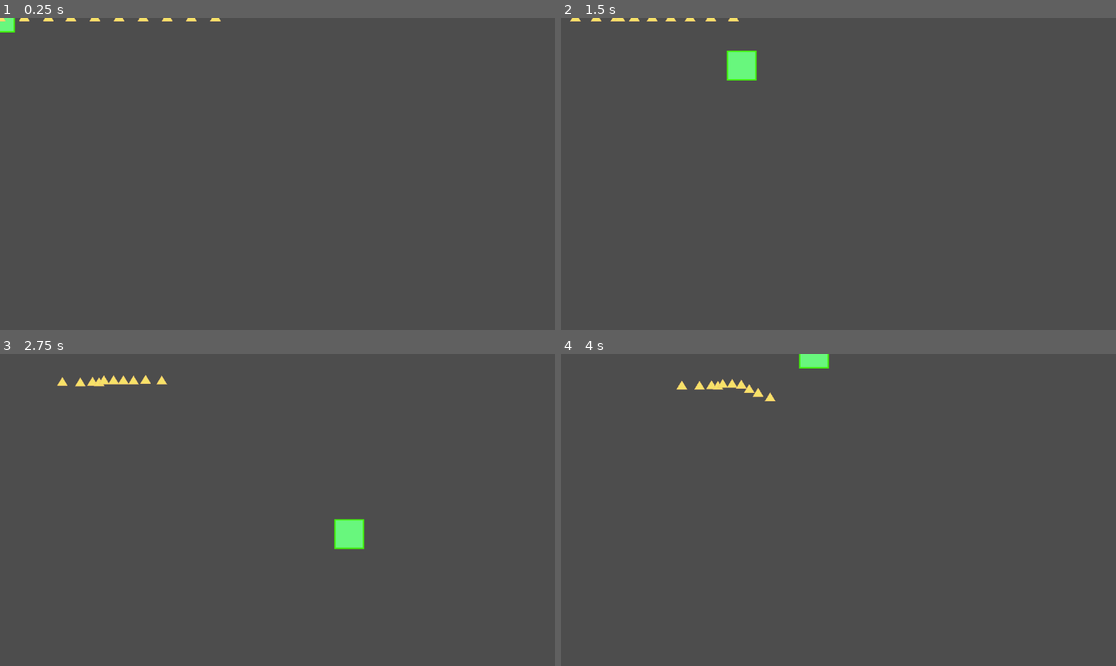
Above: before the commit, frames 1-4 (two rows, left to right).
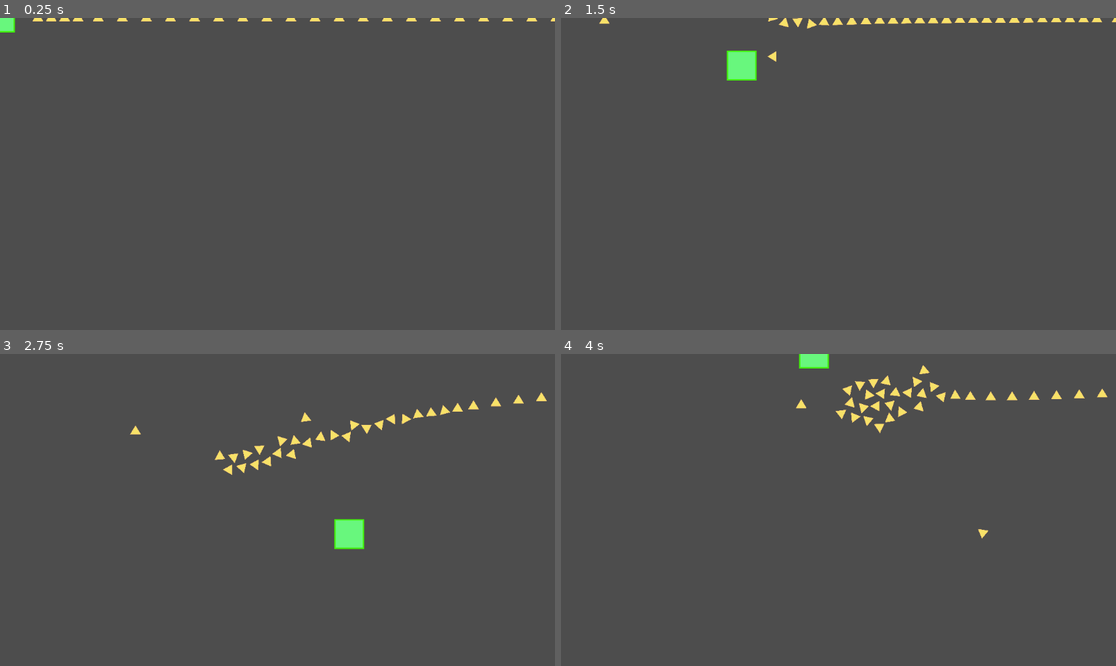
Above: after the commit, the same moments.

Repository: aapolipponen/daydream-game-jam
Game: Godot game, scene res://Player/player.tscn
The game is run twice, just before and just after one commit, with the same random seed, the same clock (stepped at 60 frames per second) and the same inputs.
Inputs (mouse positions are in pixels of both pictures, inside the frame that each line leads up to):
- Up to frame 1 (0.25 s): no input
- Up to frame 2 (1.5 s): tap Enter at 0.5 s; move the mouse to (960, 158) at 0.52 s; hold D (right) 0.53-1.28 s; click (960, 158) at 0.67 s; move the mouse to (727, 189) at 1.27 s; hold S (down) from 1.28 s (still down); click (727, 189) at 1.42 s
- Up to frame 3 (2.75 s): move the mouse to (333, 441) at 2.02 s; release S (down) at 2.03 s; hold D (right) from 2.03 s (still down); click (333, 441) at 2.17 s
- Up to frame 4 (4 s): move the mouse to (810, 572) at 2.77 s; release D (right) at 2.78 s; hold W (up) 2.78-3.53 s; click (810, 572) at 2.92 s; move the mouse to (1005, 556) at 3.52 s; hold A (left) from 3.53 s (still down); click (1005, 556) at 3.67 s

The runs differ from the first frame. In frame 1, 0.5% of the frame differs, in the area x 0-100%, y 0-2%; in frame 2, 0.9%; in frame 3, 1.3%; in frame 4, 1.4%, in the area x 20-99%, y 3-60%.

Commit message:
Triangle shiti

Diff:
--- a/Player/player.tscn
+++ b/Player/player.tscn
@@ -4,16 +4,15 @@
 [ext_resource type="Texture2D" uid="uid://c3jykr1irbr1c" path="res://Player/PlayerSprite.svg" id="2_btcbx"]
 [ext_resource type="Script" uid="uid://b7frhtkp084ku" path="res://Player/triangle_manager.gd" id="3_btcbx"]
 
-[sub_resource type="RectangleShape2D" id="RectangleShape2D_px5sl"]
-size = Vector2(64, 64)
+[sub_resource type="RectangleShape2D" id="RectangleShape2D_btcbx"]
+size = Vector2(64, 66)
 
 [node name="Player" type="CharacterBody2D" groups=["player"]]
+collision_layer = 2
+collision_mask = 2
 motion_mode = 1
 script = ExtResource("1_4ntmi")
-mass = 10000.0
-
-[node name="CollisionShape2D" type="CollisionShape2D" parent="."]
-shape = SubResource("RectangleShape2D_px5sl")
+mass = 1000.0
 
 [node name="Sprite2D" type="Sprite2D" parent="."]
 position = Vector2(-4.7683716e-07, 26)
@@ -22,3 +21,7 @@
 
 [node name="TriangleManager" type="Node" parent="."]
 script = ExtResource("3_btcbx")
+
+[node name="CollisionShape2D" type="CollisionShape2D" parent="."]
+position = Vector2(1, -1)
+shape = SubResource("RectangleShape2D_btcbx")
--- a/Player/triangle_manager.gd
+++ b/Player/triangle_manager.gd
@@ -1,9 +1,14 @@
 extends Node
 
-@export var triangle_count: int = 10
+@export var triangle_count: int = 100
 @export var follow_distance: float = 100.0
-@export var follow_speed: float = 100.0
-@export var follow_smoothing: float = 100.0
+@export var follow_speed: float = 200.0
+@export var follow_smoothing: float = 100000.0
+@export var repulsion_distance: float = 100.0
+@export var repulsion_strength: float = 50000.0
+@export var repulsion_power: float = 3.0  # 1 = linear, 2 = quadratic, etc.
+@export var shoot_force: float = 1000.0
+@export var shot_lifetime: float = 1.5
 
 var triangle_scene: PackedScene = preload("res://Triangle/triangle.tscn")
 var triangles: Array = []
@@ -44,7 +49,6 @@
 		for i in range(triangle_count - current):
 			var triangle = triangle_scene.instantiate()
 			add_child(triangle)
-			triangle.position = Vector2(50 * (current + i), 0)
 
 			triangles.append(triangle)
 	elif triangle_count < current:
@@ -57,63 +61,56 @@
 	for triangle in triangles:
 		if not is_instance_valid(triangle):
 			continue
+		if triangle.has_meta("shot") and triangle.get_meta("shot"):
+			continue  # ignore shot triangles
 
-		var distance_to_player = player.global_position.distance_to(triangle.global_position)
+		var distance: float = player.global_position.distance_to(triangle.global_position)
+		var direction: Vector2 = (player.global_position - triangle.global_position).normalized()
 
-		# Only follow if beyond the follow distance
-		if distance_to_player > follow_distance:
-			var direction = (player.global_position - triangle.global_position).normalized()
+		# Determine desired velocity based on distance
+		var target_velocity: Vector2 = Vector2.ZERO
 
-			# Retrieve current velocity stored in metadata (default to zero)
-			var vel: Vector2 = triangle.get_meta("vel") if triangle.has_meta("vel") else Vector2.ZERO
+		# 1. Non-linear repulsion when too close
+		if distance < repulsion_distance:
+			var ratio: float = 1.0 - distance / repulsion_distance  # 0 at boundary, 1 at distance 0
+			var strength: float = repulsion_strength * pow(ratio, repulsion_power)
+			target_velocity = -direction * strength
+		# 2. Otherwise follow if far enough
+		elif distance > follow_distance:
+			target_velocity = direction * follow_speed
 
-			# Compute target velocity toward the player
-			var target_velocity: Vector2 = direction * follow_speed
+		# Retrieve and smoothly interpolate current velocity
+		var vel: Vector2 = triangle.get_meta("vel") if triangle.has_meta("vel") else Vector2.ZERO
+		vel = vel.move_toward(target_velocity, follow_smoothing * delta)
 
-			# Smoothly interpolate velocity
-			vel = vel.move_toward(target_velocity, follow_smoothing * delta)
+		# Persist and apply velocity
+		triangle.set_meta("vel", vel)
+		triangle.linear_velocity = vel
 
-			# Store updated velocity
-			triangle.set_meta("vel", vel)
-
-			# Move triangle manually (Area2D has no built-in physics movement)
-			triangle.position += vel * delta
-
-		else:
-			# Gradually slow down when within follow distance
-			var vel: Vector2 = triangle.get_meta("vel") if triangle.has_meta("vel") else Vector2.ZERO
-			vel = vel.move_toward(Vector2.ZERO, follow_smoothing * delta)
-			triangle.set_meta("vel", vel)
-			triangle.position += vel * delta
-
-	# --- Helper to make triangles avoid overlapping with each other ---
-const SEPARATION_DISTANCE: float = 200.0
-const SEPARATION_FORCE: float = 2000.0
-
-func _apply_separation(delta: float) -> void:
-	for i in range(triangles.size()):
-		var a: Node2D = triangles[i]
-		if not is_instance_valid(a):
-			continue
-		var a_vel: Vector2 = a.get_meta("vel") if a.has_meta("vel") else Vector2.ZERO
-		for j in range(i + 1, triangles.size()):
-			var b: Node2D = triangles[j]
-			if not is_instance_valid(b):
-				continue
-			var diff: Vector2 = a.global_position - b.global_position
-			var dist_sq: float = diff.length_squared()
-			if dist_sq == 0 or dist_sq > SEPARATION_DISTANCE * SEPARATION_DISTANCE:
-				continue
-			var dir: Vector2 = diff.normalized()
-			var push: Vector2 = dir * SEPARATION_FORCE * delta / max(dist_sq, 1)
-			a_vel += push
-			var b_vel: Vector2 = b.get_meta("vel") if b.has_meta("vel") else Vector2.ZERO
-			b_vel -= push
-			a.set_meta("vel", a_vel)
-			b.set_meta("vel", b_vel)
-
-func _process(delta: float) -> void:
+func _physics_process(delta: float) -> void:
 	if player == null or not is_instance_valid(player):
 		return
 	update_triangle_following(delta)
-	_apply_separation(delta)
+
+func _input(event):
+	if event is InputEventMouseButton and event.pressed and event.button_index == MOUSE_BUTTON_LEFT:
+		shoot_closest_triangle(event.position)
+
+func shoot_closest_triangle(mouse_pos: Vector2) -> void:
+	var closest: RigidBody2D = null
+	var best_dist: float = INF
+	for t in triangles:
+		if not is_instance_valid(t):
+			continue
+		if t.has_meta("shot") and t.get_meta("shot"):
+			continue
+		var d: float = t.global_position.distance_to(mouse_pos)
+		if d < best_dist:
+			best_dist = d
+			closest = t
+	if closest == null:
+		return
+	# Mark and shoot
+	closest.set_meta("shot", true)
+	var dir := (mouse_pos - closest.global_position).normalized()
+	closest.call_deferred("shoot", dir, shoot_force, shot_lifetime)
--- /dev/null
+++ b/Triangle/triangle.gd
@@ -0,0 +1,17 @@
+extends RigidBody2D
+
+var is_shot: bool = false
+
+func shoot(direction: Vector2, force: float, lifetime: float) -> void:
+	if is_shot:
+		return
+	is_shot = true
+	# Apply an instantaneous impulse in the desired direction
+	apply_impulse(direction.normalized() * force)
+	# Schedule this triangle for deletion after its lifetime
+	var timer := get_tree().create_timer(lifetime)
+	timer.timeout.connect(queue_free)
+
+func _on_body_entered(body: Node) -> void:
+	print("Collided")
+	body.onHit()
--- a/Triangle/triangle.tscn
+++ b/Triangle/triangle.tscn
@@ -1,16 +1,22 @@
-[gd_scene load_steps=2 format=3 uid="uid://glg2jenobeuq"]
+[gd_scene load_steps=4 format=3 uid="uid://glg2jenobeuq"]
 
+[ext_resource type="Script" uid="uid://hu56nm8ixv4v" path="res://Triangle/triangle.gd" id="1_lg153"]
 [ext_resource type="Texture2D" uid="uid://b58o24pn2lssx" path="res://Triangle/TriangleSprite.svg" id="1_senr7"]
 
-[node name="Triangle" type="Area2D"]
-collision_layer = 2
-collision_mask = 2
+[sub_resource type="CircleShape2D" id="CircleShape2D_senr7"]
+radius = 14.035668
+
+[node name="Triangle" type="RigidBody2D"]
+collision_mask = 3
+gravity_scale = 0.0
+script = ExtResource("1_lg153")
 
 [node name="Sprite2D" type="Sprite2D" parent="."]
 position = Vector2(6, 10)
 scale = Vector2(0.065, 0.065)
 texture = ExtResource("1_senr7")
 
-[node name="CollisionPolygon2D" type="CollisionPolygon2D" parent="."]
-position = Vector2(0, -3)
-polygon = PackedVector2Array(0, -8.66, -10, 10, 10, 10)
+[node name="CollisionShape2D" type="CollisionShape2D" parent="."]
+shape = SubResource("CircleShape2D_senr7")
+
+[connection signal="body_entered" from="." to="." method="_on_body_entered"]
--- a/project.godot
+++ b/project.godot
@@ -41,3 +41,7 @@
 "events": [Object(InputEventKey,"resource_local_to_scene":false,"resource_name":"","device":-1,"window_id":0,"alt_press …(192 unchanged characters)…
 ]
 }
+
+[layer_names]
+
+2d_physics/layer_2="Player"
Not shown, added: Triangle/triangle.gd.uid
